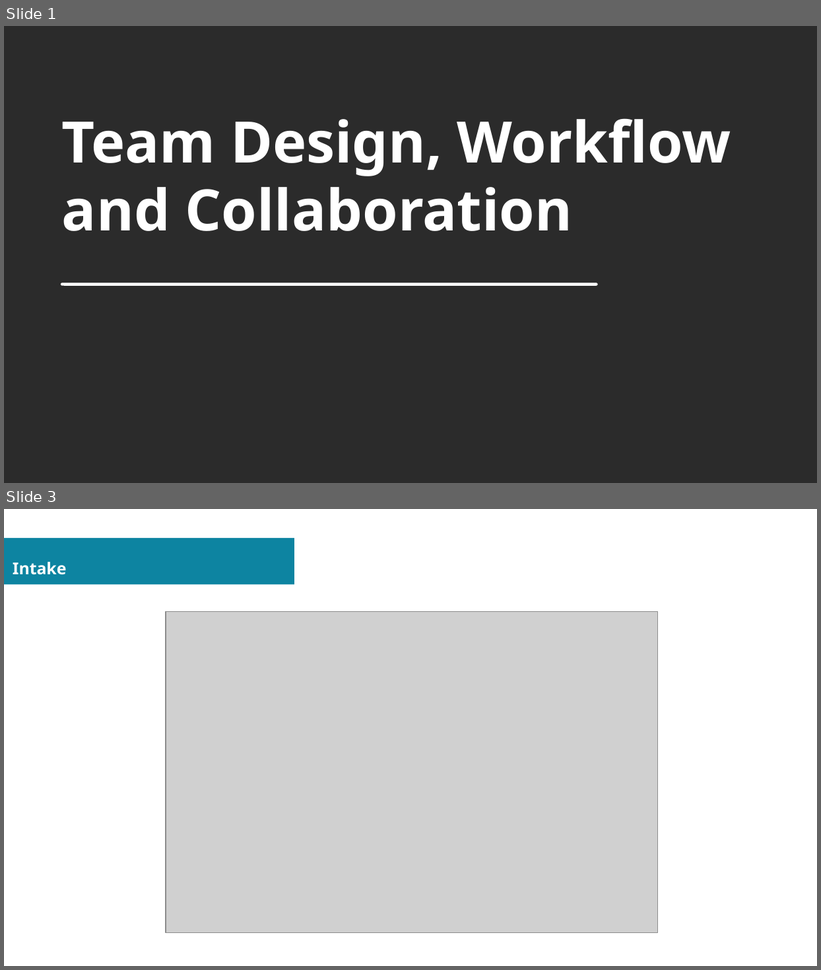
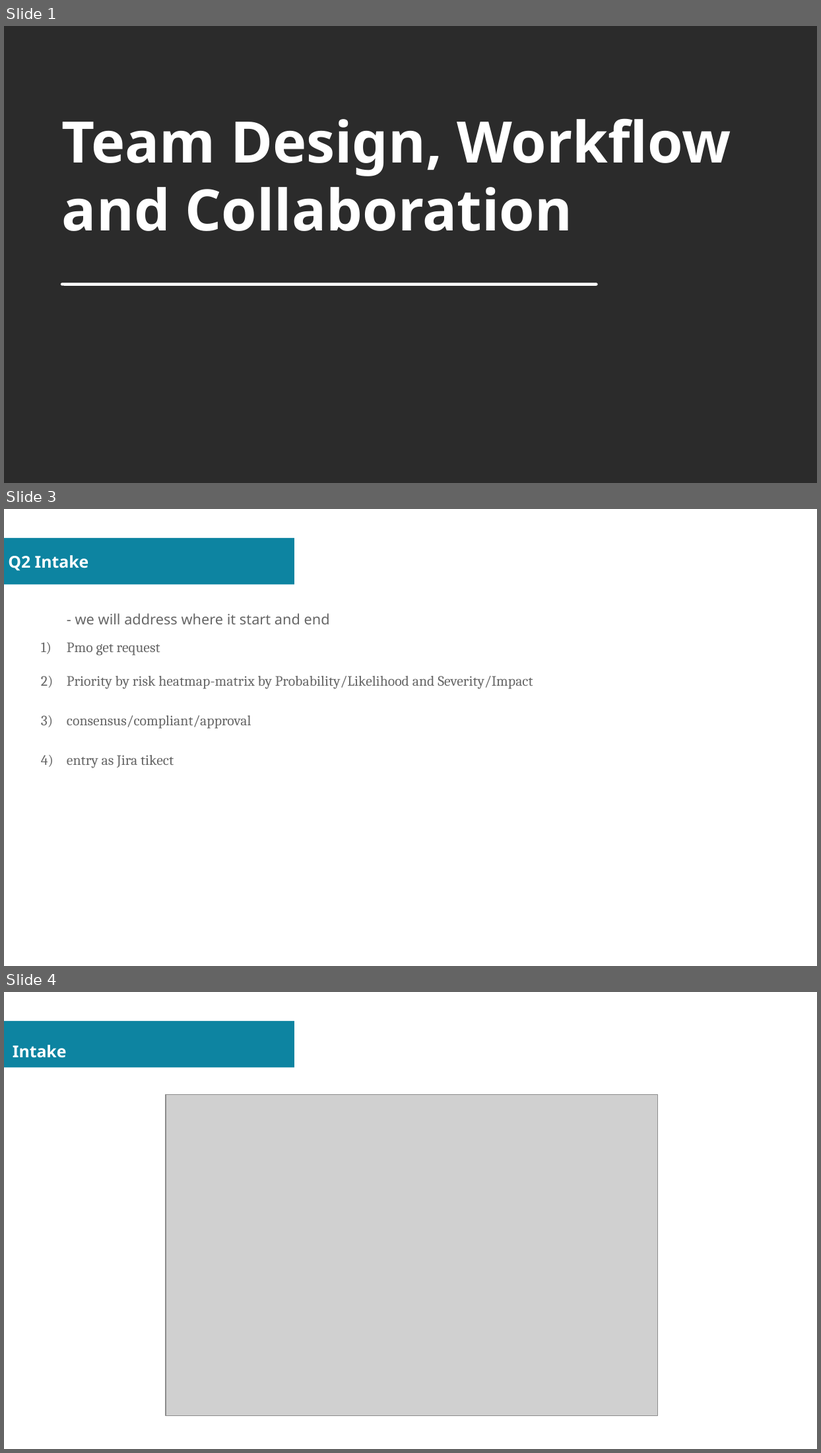
Before and after one commit to sovannotychea/ori-test, a slide deck: docs/01.odp. Shown one above the other, each under a label of ours: slides 1 and 3 before the commit, slides 1, 3 and 4 after it; the slides between them are not shown. The pictures are 821x970 and 821x1453 pixels, drawn with LibreOffice and Linux fonts; fonts in the diff are those of the drawing; grey boxes stand for pictures; background and template pictures are left out; a plain dark background stands for a picture behind light text. Boxes give left, top, right and bottom in pixels: in the first picture for what was removed or moved away, otherwise in the second. Text is boxed around its words. In the diff, an @@ line names an element or a change of style, - is before the commit and + after.

```diff
--- a/docs/01.odp
+++ b/docs/01.odp
@@ slide 3 added at (4, 509, 817, 966), background #FFFFFF; not listed: 1 template element that a slide beside it also shows @@
@@ title added at (8, 555, 89, 571), 16 pt, text #FFFFFF, bold @@
+Q2 Intake
@@ text added at (67, 613, 533, 768), 14 pt, text #666666 @@
+- we will address where it start and end
+1) Pmo get request
+2) Priority by risk heatmap-matrix by Probability/Likelihood and Severity/Impact
+3) consensus/compliant/approval
+4) entry as Jira tikect
@@ what was slide 3 is now slide 4 @@
```
Also in this commit, not shown: 1 slide changed.
